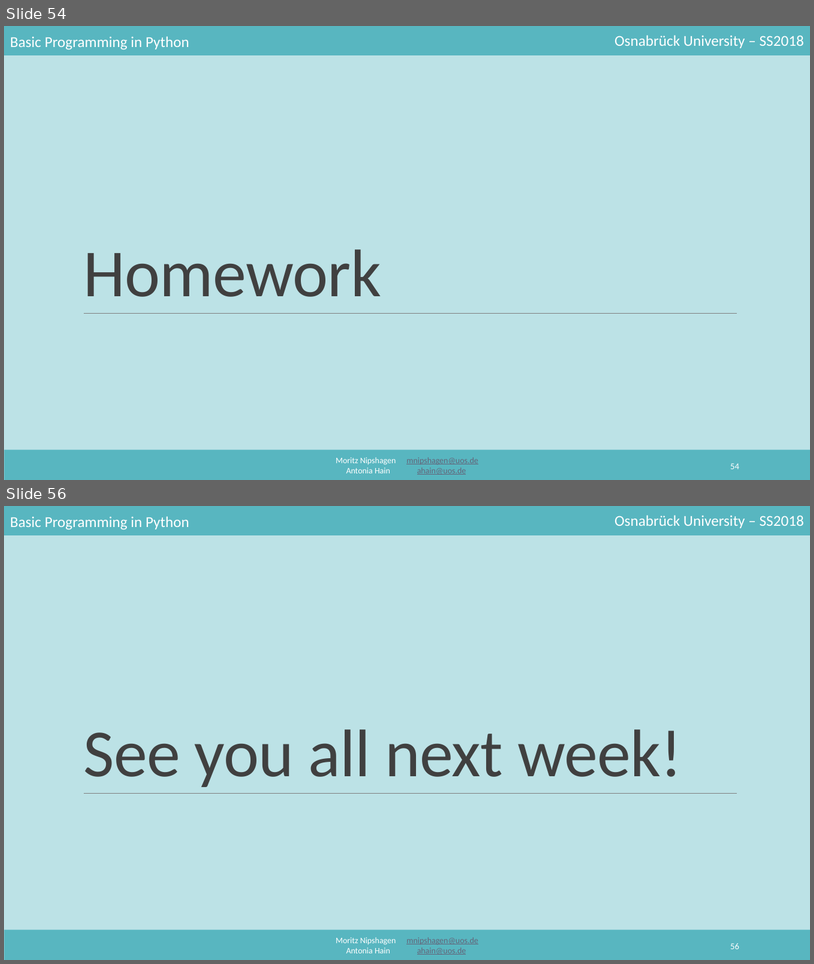
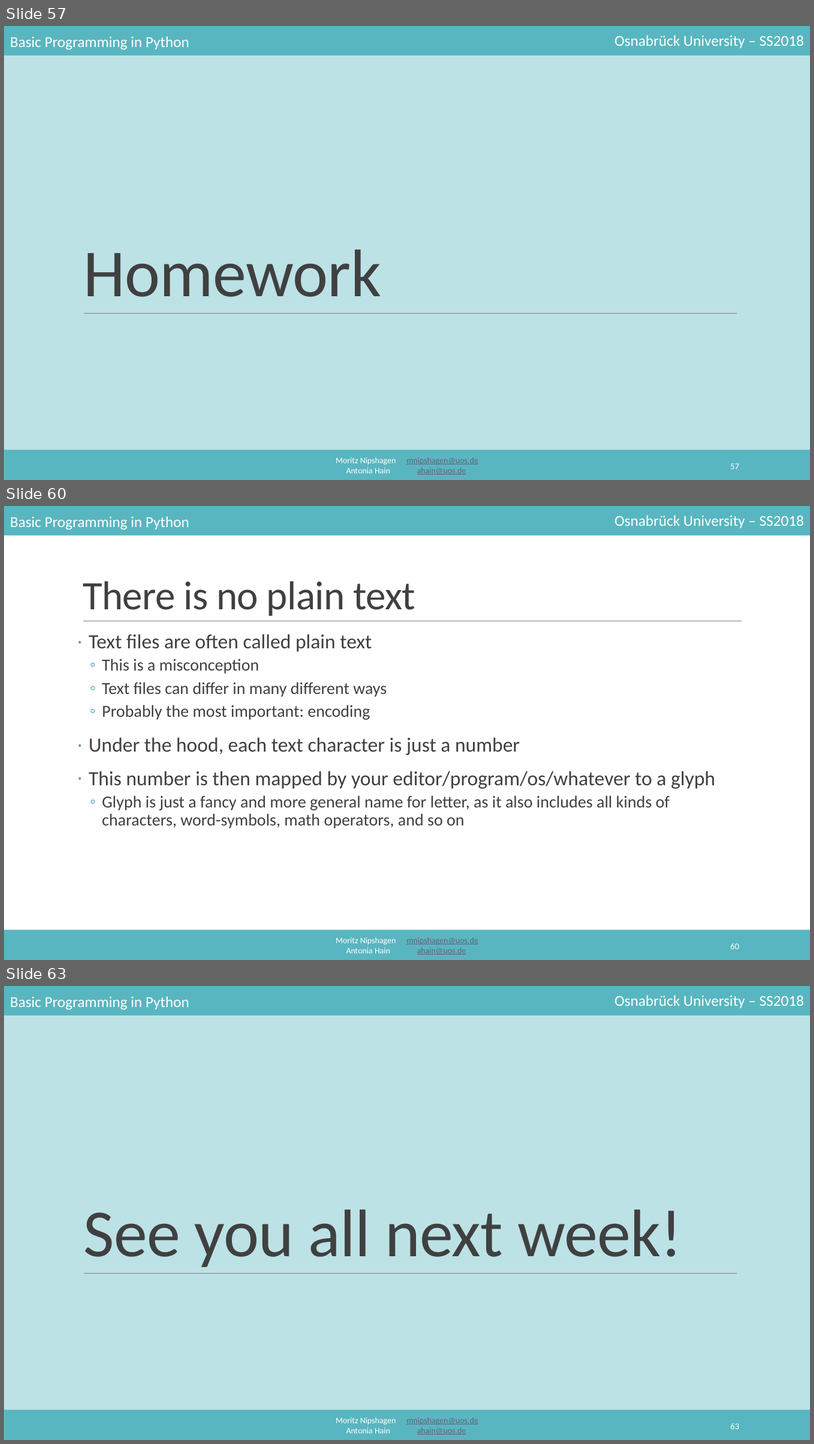
Before and after one commit to mnipshagen/monty, a slide deck: 2018/06/06_Sorting_and_IO.pptx. Shown one above the other, each under a label of ours: slides 54 and 56 before the commit, slides 57, 60 and 63 after it; the slides between them are not shown. The pictures are 814x964 and 814x1444 pixels, drawn with LibreOffice and Linux fonts; fonts in the diff are those of the drawing. Boxes give left, top, right and bottom in pixels: in the first picture for what was removed or moved away, otherwise in the second. Text is boxed around its words. In the diff, an @@ line names an element or a change of style, - is before the commit and + after.

```diff
--- a/2018/06/06_Sorting_and_IO.pptx
+++ b/2018/06/06_Sorting_and_IO.pptx
@@ slide 60 added at (x1=4, y1=506, x2=810, y2=960), background #FFFFFF; not listed: 5 template elements that a slide beside it also shows @@
@@ title added at (x1=83, y1=581, x2=416, y2=616), 48 pt, text #404040 @@
+There is no plain text
@@ line added from (83, 621) to (743, 621), #808080 0.5 pt @@
@@ text added at (x1=89, y1=634, x2=716, y2=828), 20 pt, text #404040 @@
+· Text files are often called plain text
+  ◦ This is a misconception
+  ◦ Text files can differ in many different ways
+  ◦ Probably the most important: encoding
+· Under the hood, each text character is just a number
+· This number is then mapped by your editor/program/os/whatever to a glyph
+  ◦ Glyph is just a fancy and more general name for letter, as it also includes all kinds of characters, word-symbols, math operators, and so on
@@ page number added at (x1=731, y1=943, x2=740, y2=949), 10.5 pt, text #FFFFFF @@
+60
@@ what was slide 54 is now slide 57 @@
@@ page number at (x1=731, y1=463, x2=740, y2=469): text changed @@
-54
+57
@@ what was slide 56 is now slide 63 @@
@@ page number at (x1=731, y1=1423, x2=740, y2=1429): text changed @@
-56
+63
```
Also in this commit, not shown: 3 slides changed, 6 other slides added, 9 other files.
